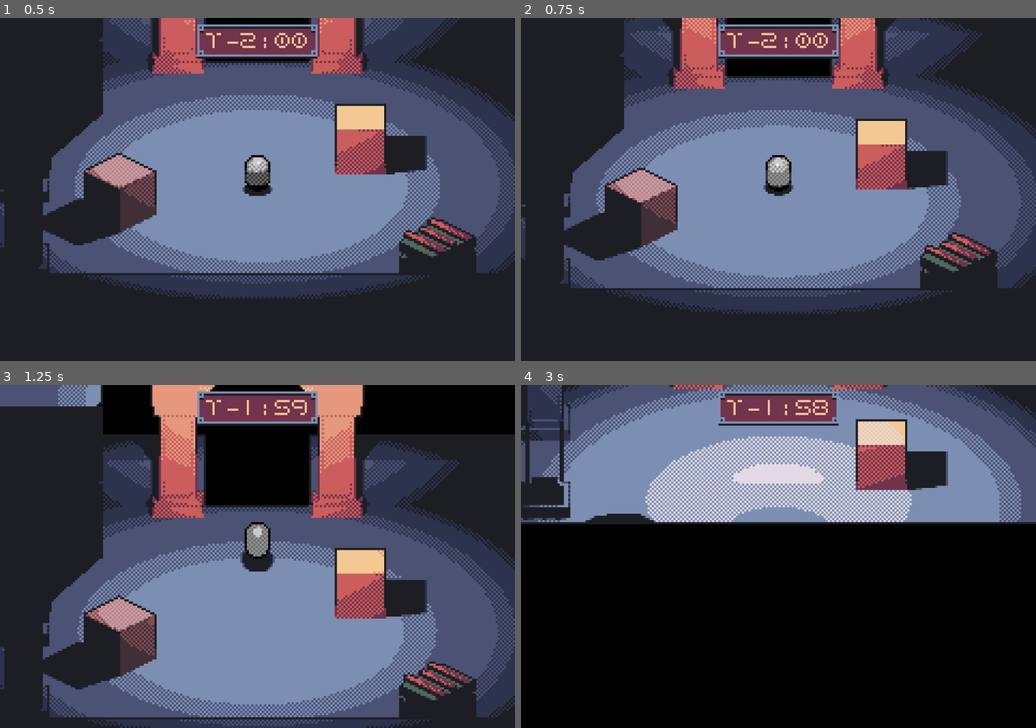
Above: before the commit, frames 1-4 (two rows, left to right).
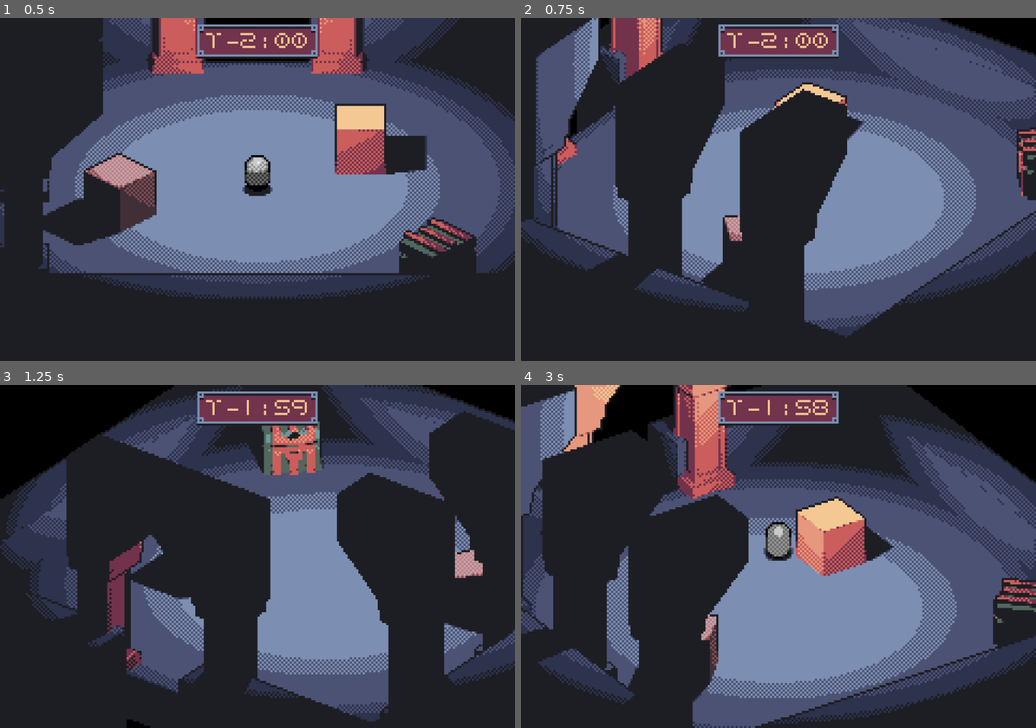
Above: after the commit, the same moments.

Repository: voxelith/pirate-game-jam-16
Game: Godot game, scene res://scenes/main.tscn
Same seed, same stepped clock (60 frames per second), same inputs: the game is played once before the commit and once after it.
Inputs (mouse positions are in pixels of both pictures, inside the frame that each line leads up to):
- Up to frame 1 (0.5 s): no input
- Up to frame 2 (0.75 s): tap Enter at 0.5 s; move the mouse to (804, 189) at 0.52 s; hold W (move_up) from 0.53 s (still down)
- Up to frame 3 (1.25 s): keep holding W (move_up); tap Space (jump) at 0.77 s
- Up to frame 4 (3 s): keep holding W (move_up); move the mouse to (752, 556) at 1.27 s; tap Space (jump) at 1.52 s; move the mouse to (788, 549) at 2.02 s; move the mouse to (773, 563) at 2.77 s

Frame 1 is identical in both runs. In frame 2, 51% of the frame differs, in the area x 0-100%, y 0-94%; in frame 3, 68%; in frame 4, 95%, in the area x 0-100%, y 0-100%.

Commit message:
Fix pausing logic

Diff:
--- a/assets/pause_menu.tscn
+++ b/assets/pause_menu.tscn
@@ -66,7 +66,7 @@
 }
 
 [node name="PauseMenu" type="Control"]
-process_mode = 3
+process_mode = 2
 layout_mode = 3
 anchors_preset = 15
 anchor_right = 1.0
@@ -102,23 +102,23 @@
 grow_horizontal = 2
 grow_vertical = 2
 
-[node name="VBoxContainer" type="VBoxContainer" parent="CanvasLayer2/PanelContainer"]
+[node name="ButtonsLayout" type="VBoxContainer" parent="CanvasLayer2/PanelContainer"]
 layout_mode = 2
 size_flags_vertical = 4
 
-[node name="Resume" type="Button" parent="CanvasLayer2/PanelContainer/VBoxContainer"]
+[node name="Resume" type="Button" parent="CanvasLayer2/PanelContainer/ButtonsLayout"]
 layout_mode = 2
 size_flags_vertical = 4
 theme = ExtResource("1_qsy5g")
 text = "Resume"
 
-[node name="Options" type="Button" parent="CanvasLayer2/PanelContainer/VBoxContainer"]
+[node name="Options" type="Button" parent="CanvasLayer2/PanelContainer/ButtonsLayout"]
 layout_mode = 2
 theme = ExtResource("1_qsy5g")
 disabled = true
 text = "Options"
 
-[node name="Quit" type="Button" parent="CanvasLayer2/PanelContainer/VBoxContainer"]
+[node name="Quit" type="Button" parent="CanvasLayer2/PanelContainer/ButtonsLayout"]
 layout_mode = 2
 theme = ExtResource("1_qsy5g")
 text = "Quit"
@@ -129,8 +129,8 @@
 }
 
 [node name="UI_Sound" parent="." instance=ExtResource("3_y1xxm")]
-root_path = NodePath("../CanvasLayer2/PanelContainer/VBoxContainer")
+root_path = NodePath("../CanvasLayer2/PanelContainer/ButtonsLayout")
 
-[connection signal="pressed" from="CanvasLayer2/PanelContainer/VBoxContainer/Resume" to="." method="_on_resume_pressed"]
-[connection signal="pressed" from="CanvasLayer2/PanelContainer/VBoxContainer/Options" to="." method="_on_options_pressed"]
-[connection signal="pressed" from="CanvasLayer2/PanelContainer/VBoxContainer/Quit" to="." method="_on_quit_pressed"]
+[connection signal="pressed" from="CanvasLayer2/PanelContainer/ButtonsLayout/Resume" to="." method="_on_resume_pressed"]
+[connection signal="pressed" from="CanvasLayer2/PanelContainer/ButtonsLayout/Options" to="." method="_on_options_pressed"]
+[connection signal="pressed" from="CanvasLayer2/PanelContainer/ButtonsLayout/Quit" to="." method="_on_quit_pressed"]
--- a/scenes/main.tscn
+++ b/scenes/main.tscn
@@ -28,6 +28,7 @@
 omni_range = 8.0
 
 [node name="Player" parent="MainViewportContainer/SubViewport/SceneContents" index="2" instance=ExtResource("4_vw1ur")]
+process_mode = 1
 
 [node name="WorldEnvironment" type="WorldEnvironment" parent="MainViewportContainer/SubViewport/SceneContents" index="3"]
 environment = SubResource("Environment_fjecj")
--- a/scripts/main_viewport_container.gd
+++ b/scripts/main_viewport_container.gd
@@ -27,3 +27,8 @@
 
 func pause():
 	%PauseMenu.pause()
+
+func _input(event: InputEvent) -> void:
+	if Input.is_action_just_pressed("pause_menu"): #Checks if the pause menu action key was pressed
+		get_viewport().set_input_as_handled()
+		%PauseMenu.pause()
--- a/scripts/pause_menu.gd
+++ b/scripts/pause_menu.gd
@@ -4,7 +4,7 @@
 
 func _ready():
 	$AnimationPlayer.play("RESET") #Play the "RESET" animation to set the initial state.
-	$CanvasLayer2/PanelContainer/VBoxContainer/Resume.grab_focus() #Set initial focus to the Resume button.
+	$CanvasLayer2/PanelContainer/ButtonsLayout/Resume.grab_focus() #Set initial focus to the Resume button.
 
 func resume(): #Function to resume the game
 	get_tree().paused = false #Unpause the game
@@ -25,10 +25,6 @@
 			resume()
 		else:
 			pause()
-	elif not get_tree().paused:
-		# In this case (game is running and the menu button was not pressed), discard input before it
-		# reaches the buttons
-		get_viewport().set_input_as_handled()
 	elif Input.is_action_just_pressed("ui_cancel"):
 		resume()
 
